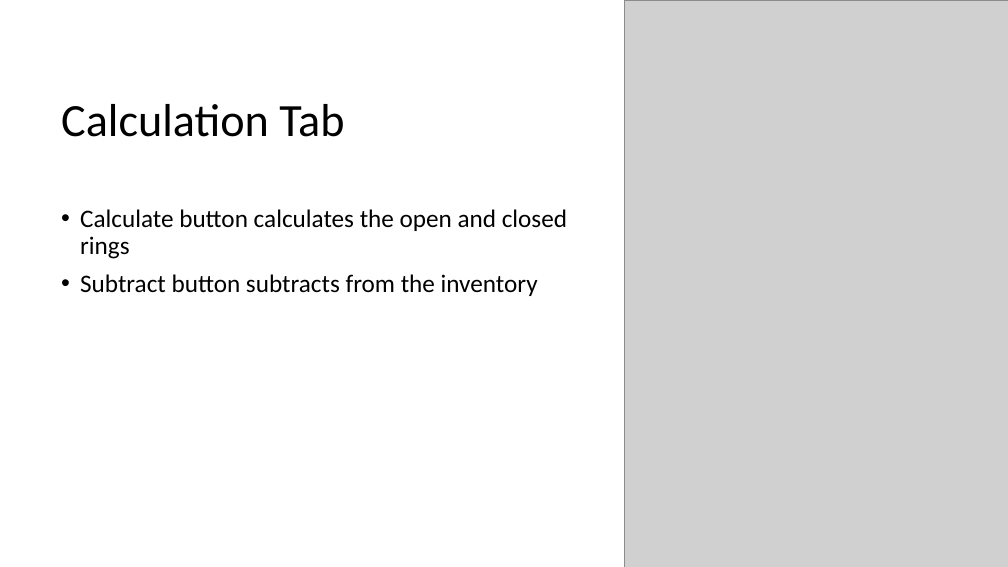
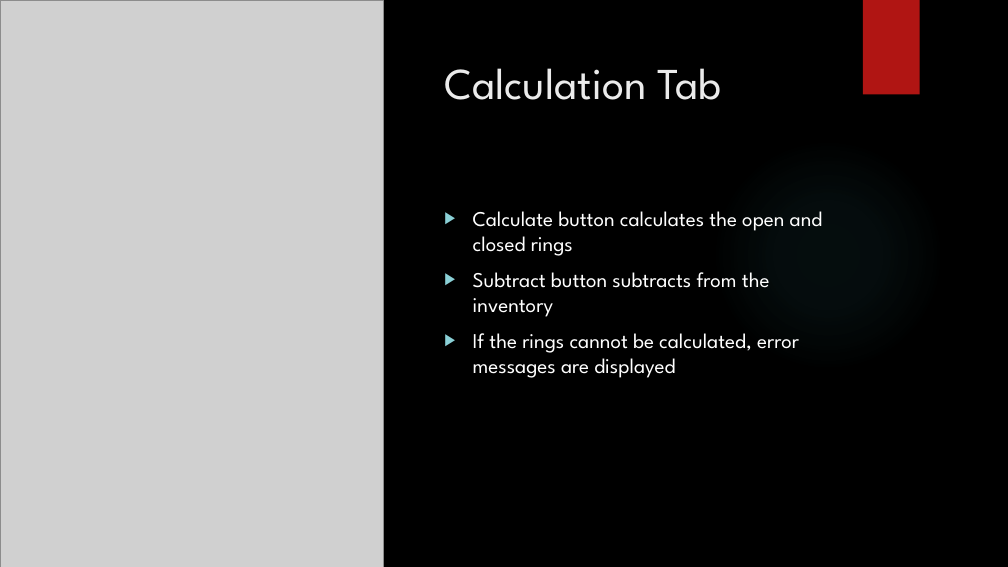
Before and after one commit to kate199696/SeniorProject, a slide deck: slide 7 of presentation/designpres.pptx (slide 6 before the commit). Drawn at 1008x567 pixels with LibreOffice and Linux fonts; fonts in the diff are those of the drawing; grey boxes stand for pictures; background and template pictures are left out. Boxes give left, top, right and bottom in pixels: in the first picture for what was removed or moved away, otherwise in the second. Text is boxed around its words. In the diff, an @@ line names an element or a change of style, - is before the commit and + after.

```diff
--- a/presentation/designpres.pptx
+++ b/presentation/designpres.pptx
@@ background #FFFFFF to picture (left out) @@
@@ picture added at (0, 0, 383, 567) @@
@@ picture removed at (625, 0, 1008, 567) @@
@@ rectangle added at (863, 0, 920, 95), fill #B01513 @@
@@ title "Calculation Tab": place and size @@
-title "Calculation Tab" at (61, 104, 344, 137)
+title "Calculation Tab" at (444, 68, 721, 100)
@@ title "Calculation Tab" at (444, 68, 721, 100): size 44 to 42 pt, font Calibri to League Spartan, text colour #000000 to #EBEBEB; line spacing 0.9 to 1; vertical alignment middle to top @@
@@ ellipse added at (712, 138, 944, 371), fill gradient #50B9C1 @@
@@ text "Calculate button calculates the open ...": place and size @@
-text "Calculate button calculates the open ..." at (80, 209, 567, 296)
+text "Calculate button calculates the open ..." at (473, 211, 823, 378)
@@ text at (473, 211, 823, 317): size 24 to 20 pt, font Calibri to League Spartan, text colour #000000 to #FFFFFF in "Calculate button calculates the open and closed ...", "Subtract button subtracts from the inventory"; bullet • to ▶; line spacing 0.9 to 1 @@
@@ text at (473, 333, 799, 378): paragraph added @@
+▶ If the rings cannot be calculated, error messages are displayed
```
Also in this commit, not shown: 10 other slides changed, 3 slides added, 3 other files.
